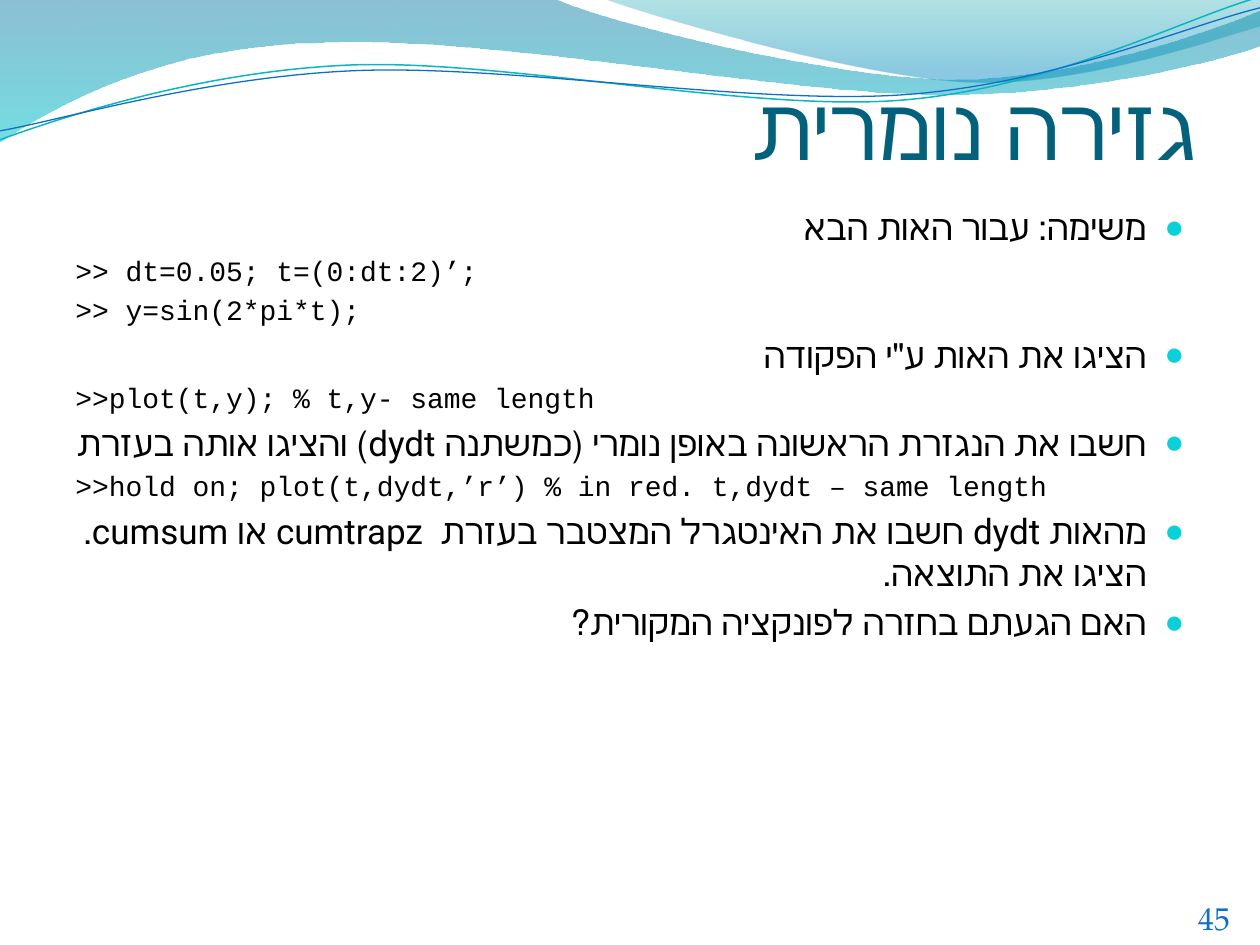
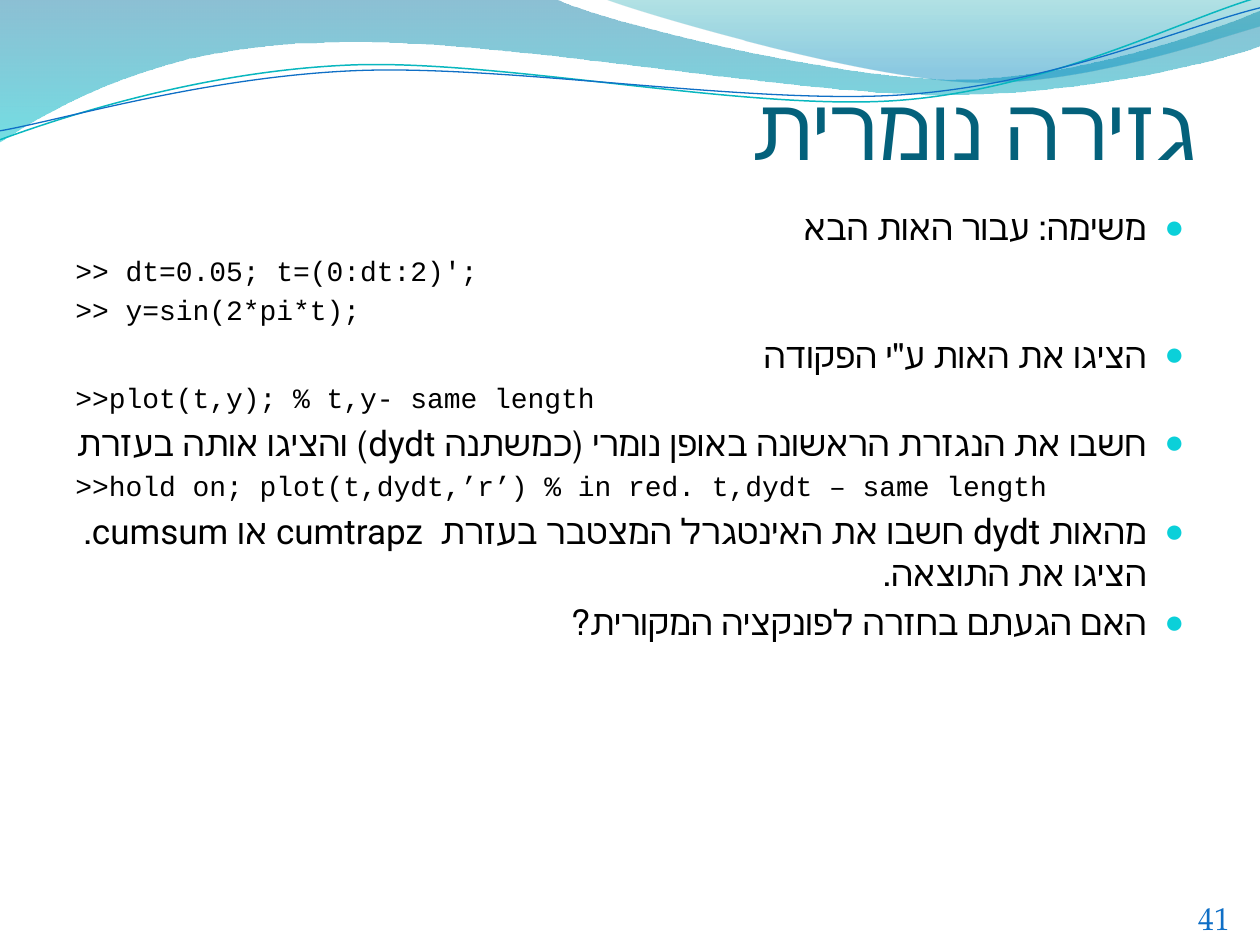
Before and after one commit to mkarptx/mkarptx.github.io, a slide deck: slide 41 of MT/Matlab.pptx (slide 45 before the commit). Drawn at 1260x945 pixels with LibreOffice and Linux fonts; fonts in the diff are those of the drawing; background and template pictures are left out. Boxes give left, top, right and bottom in pixels: in the first picture for what was removed or moved away, otherwise in the second. Text is boxed around its words. In the diff, an @@ line names an element or a change of style, - is before the commit and + after.

```diff
--- a/MT/Matlab.pptx
+++ b/MT/Matlab.pptx
@@ text at [126, 261, 477, 287]: text changed @@
->> dt=0.05; t=(0:dt:2)’;
+>> dt=0.05; t=(0:dt:2)';
@@ page number at [1199, 908, 1230, 930]: text changed @@
-45
+41
```
Also in this commit, not shown: 17 other slides changed, 36 other files.
